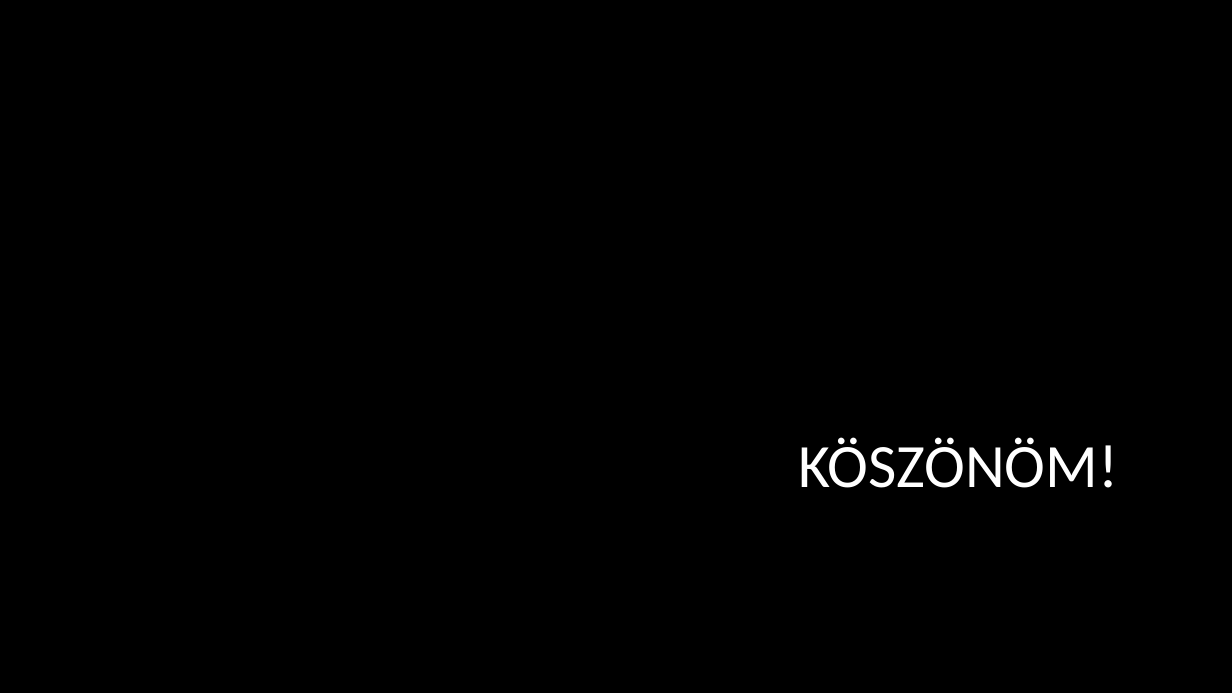
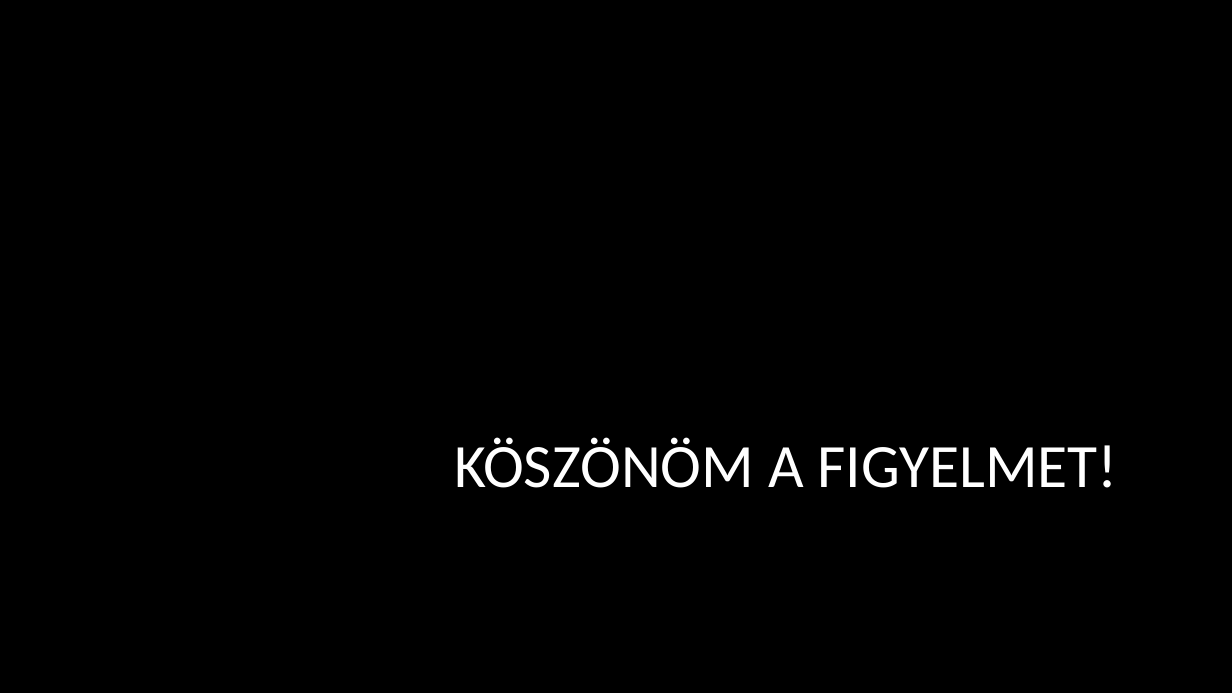
Before and after one commit to Andor1298/ikt-ppt, a slide deck: slide 8 of Python.pptx (slide 7 before the commit). Drawn at 1232x693 pixels with LibreOffice and Linux fonts; fonts in the diff are those of the drawing; background and template pictures are left out. Boxes give left, top, right and bottom in pixels: in the first picture for what was removed or moved away, otherwise in the second. Text is boxed around its words. In the diff, an @@ line names an element or a change of style, - is before the commit and + after.

```diff
--- a/Python.pptx
+++ b/Python.pptx
@@ title at [454, 437, 1118, 488]: text changed @@
-KÖSZÖNÖM!
+KÖSZÖNÖM A FIGYELMET!
```
Also in this commit, not shown: 4 other slides changed, 3 slides added, 2 slides removed.
